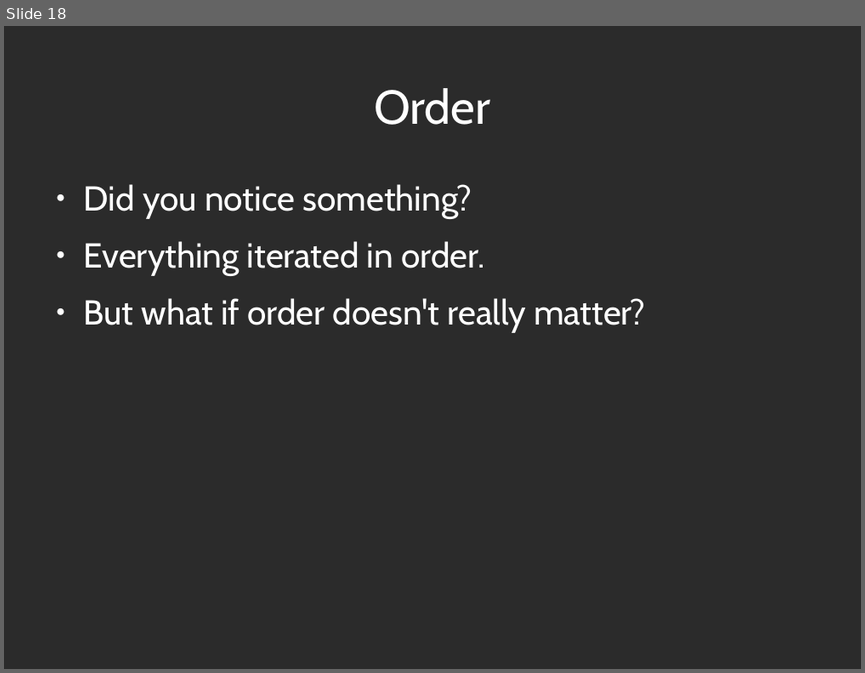
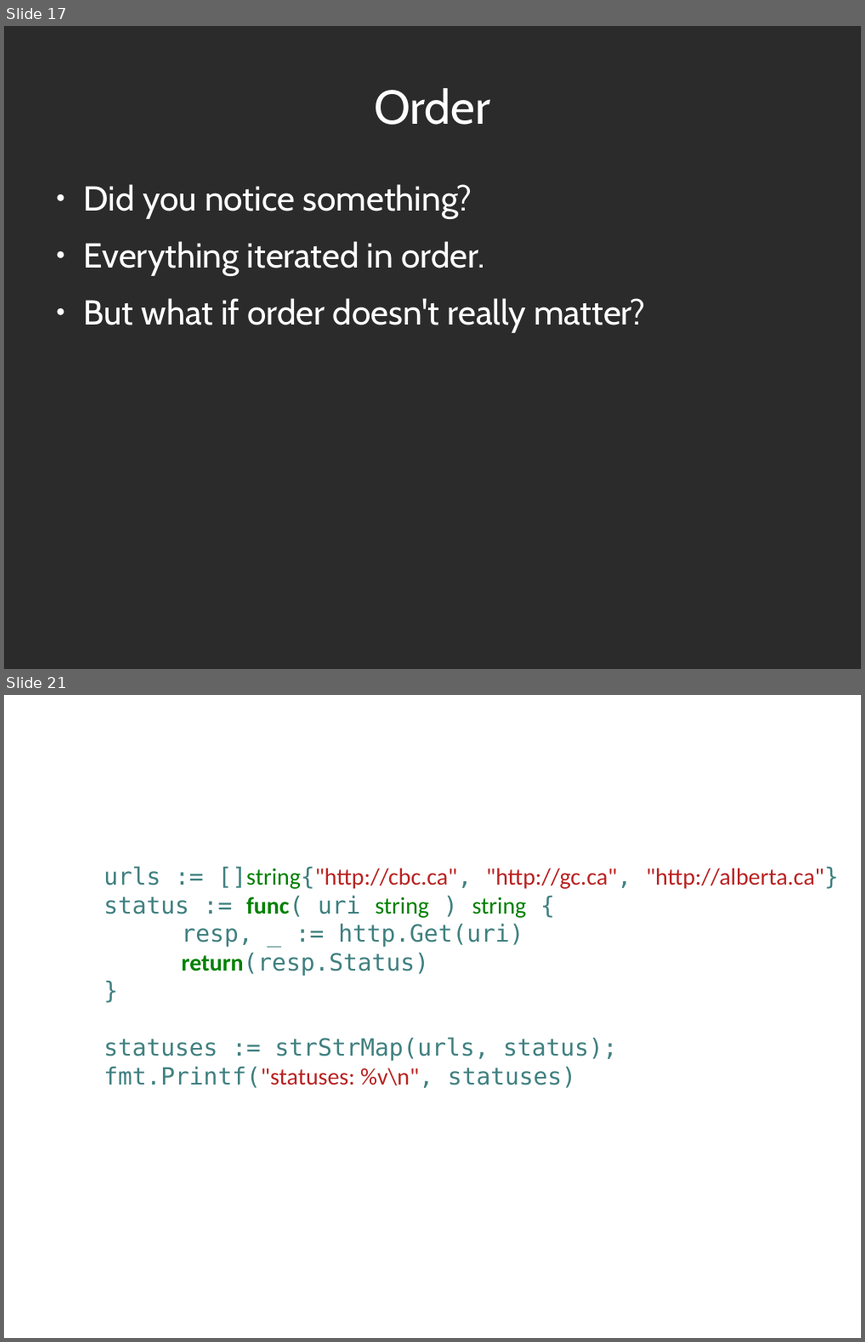
Before and after one commit to abramhindle/python-iteration-talk, a slide deck: iteration-talk-go.odp. Shown one above the other, each under a label of ours: slide 18 before the commit, slides 17 and 21 after it; the slides between them are not shown. The pictures are 865x673 and 865x1342 pixels, drawn with LibreOffice and Linux fonts; fonts in the diff are those of the drawing; background and template pictures are left out; a plain dark background stands for a picture behind light text. Boxes give left, top, right and bottom in pixels: in the first picture for what was removed or moved away, otherwise in the second. Text is boxed around its words. In the diff, an @@ line names an element or a change of style, - is before the commit and + after.

```diff
--- a/iteration-talk-go.odp
+++ b/iteration-talk-go.odp
@@ slide 21 added at [4,695,861,1338], background picture (left out) @@
@@ title added at [46,721,818,828], 44 pt, text #FFFFFF @@
+Map Example
@@ text added at [103,866,839,1088], 22 pt, text #408080 @@
+urls := []string{"http://cbc.ca", "http://gc.ca", "http://alberta.ca"}
+status := func( uri string ) string {
+resp, _ := http.Get(uri)
+return(resp.Status)
+}
+statuses := strStrMap(urls, status);
+fmt.Printf("statuses: %v\n", statuses)
@@ what was slide 18 is now slide 17 @@
```
Also in this commit, not shown: 9 slides changed, 11 other slides added, 3 slides removed, 1 other file.
